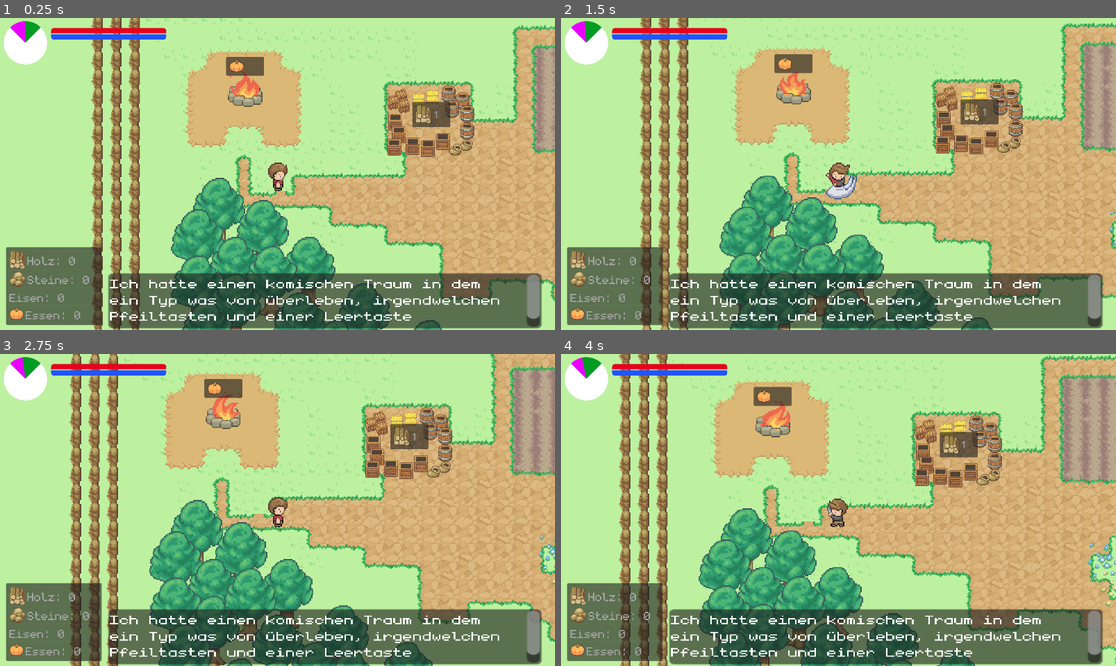
Above: before the commit, frames 1-4 (two rows, left to right).
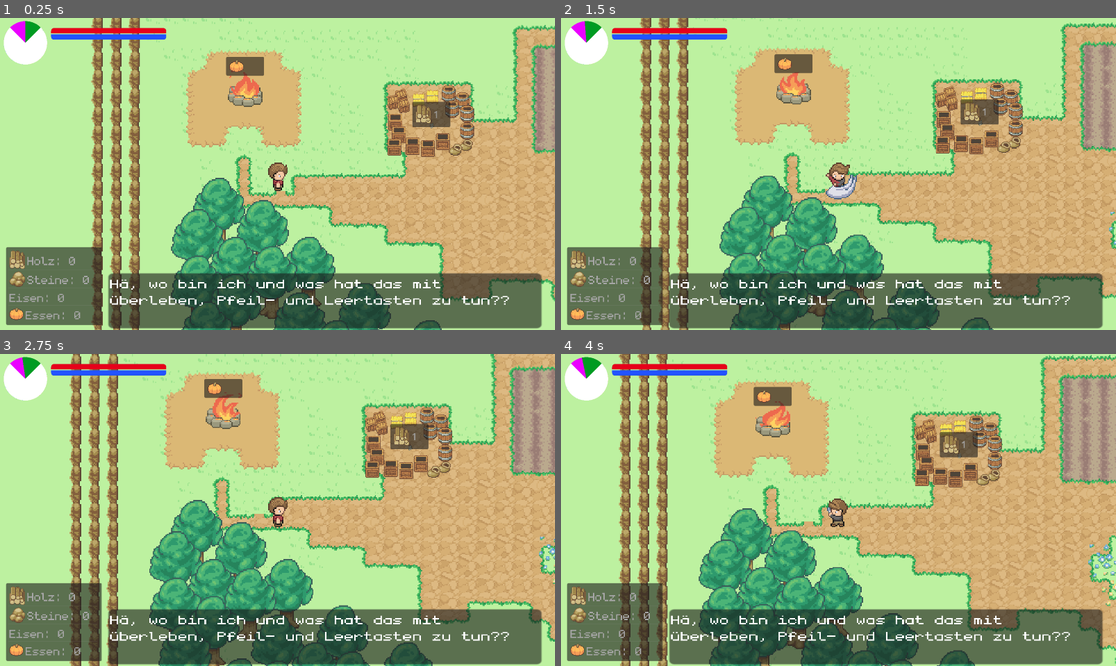
Above: after the commit, the same moments.

Repository: Herzmut-Games/hgj-2023
Game: Godot game, scene res://level.tscn
Two runs of this game, one before a commit and one after it. Both use one fixed random seed, a clock stepped at 60 frames per second and the inputs below.
Inputs:
- Up to frame 1 (0.25 s): no input
- Up to frame 2 (1.5 s): hold Right (ui_right) 0.53-1.28 s; tap Space (action) at 0.6, 1.35 s; hold Down (ui_down) from 1.28 s (still down)
- Up to frame 3 (2.75 s): release Down (ui_down) at 2.03 s; hold Right (ui_right) from 2.03 s (still down); tap Space (action) at 2.1 s
- Up to frame 4 (4 s): release Right (ui_right) at 2.78 s; hold Up (ui_up) 2.78-3.53 s; tap Space (action) at 2.85, 3.6 s; hold Left (ui_left) from 3.53 s (still down)

The runs differ from the first frame. In frame 1, 2.2% of the frame differs, in the area x 19-98%, y 82-99%; in frame 2, 2.1%; in frame 3, 2.1%; in frame 4, 2.2%.

Commit message:
Fix wakeup text

Diff:
--- a/Player.gd
+++ b/Player.gd
@@ -29,7 +29,7 @@
 	Game.notify.connect(notify)
 	_play_animation("idle")
 
-	Game.send_notify("Ich hatte einen komischen Traum in dem ein Typ was von überleben, irgendwelchen Pfeiltasten und einer Leertaste geschwafelt hat..")
+	Game.send_notify("Hä, wo bin ich und was hat das mit überleben, Pfeil- und Leertasten zu tun??")
 
 func _physics_process(delta):
 	run_state(delta)
